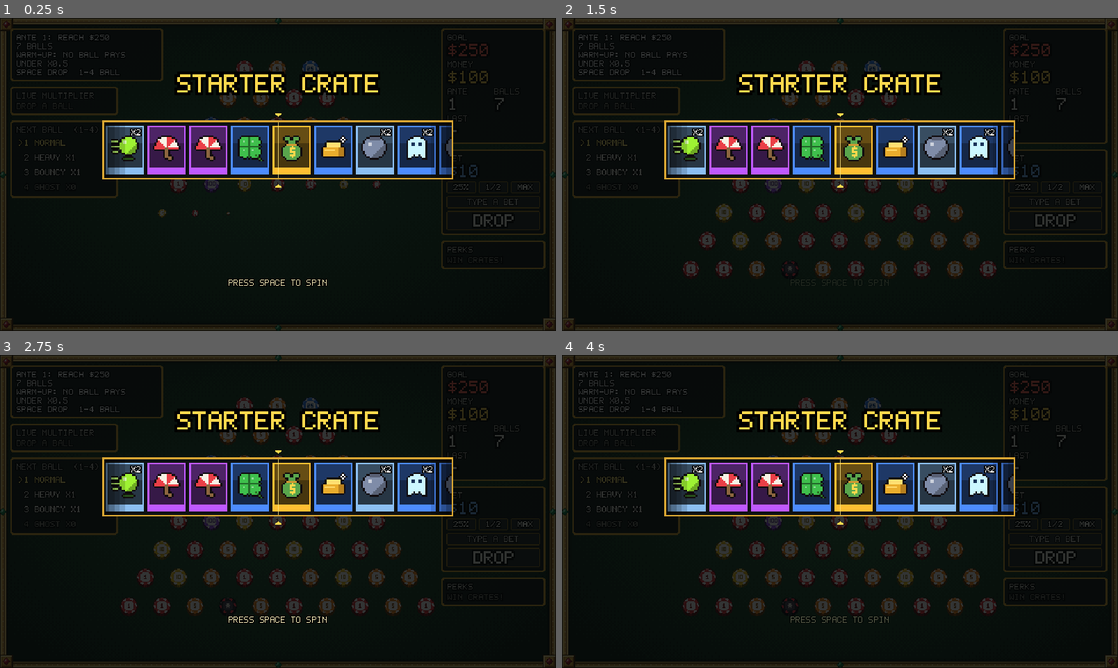
Above: before the commit, frames 1-4 (two rows, left to right).
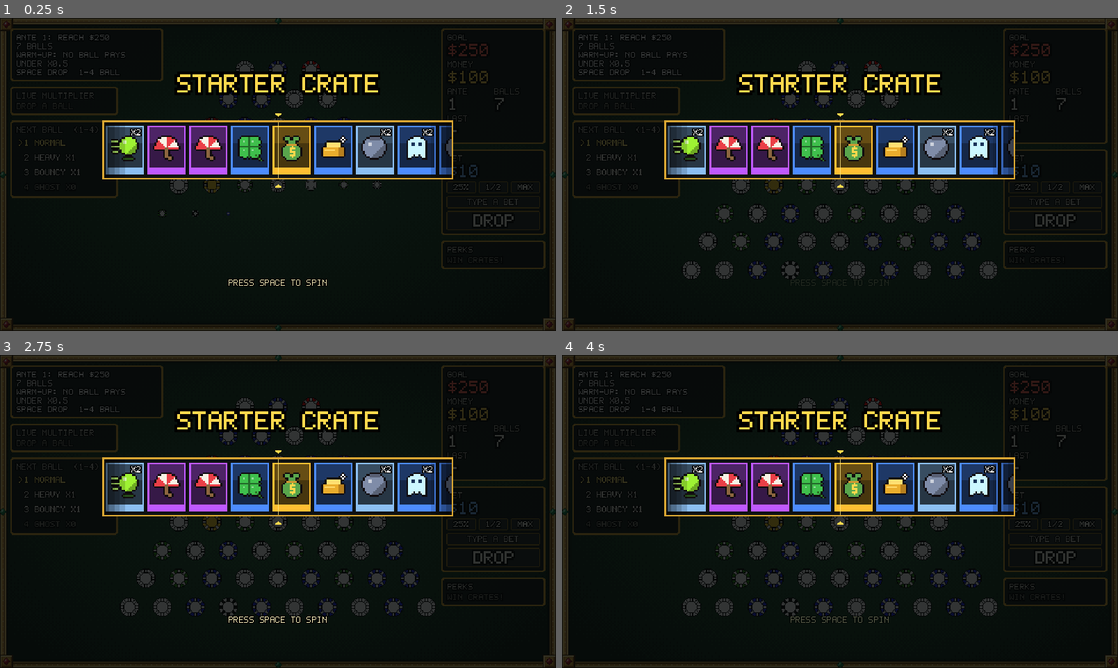
Above: after the commit, the same moments.

Repository: S0humm/bounce-house
Game: Godot game, scene res://scenes/board.tscn
Same seed, same stepped clock (60 frames per second), same inputs: the game is played once before the commit and once after it.
Inputs (mouse positions are in pixels of both pictures, inside the frame that each line leads up to):
- Up to frame 1 (0.25 s): no input
- Up to frame 2 (1.5 s): click (628, 143) at 0.52 s; click (628, 155) at 1.27 s
- Up to frame 3 (2.75 s): click (66, 508) at 2.02 s
- Up to frame 4 (4 s): click (628, 524) at 2.77 s; click (1023, 524) at 3.52 s

The runs differ from the first frame. In frame 1, 0.9% of the frame differs, in the area x 28-69%, y 13-64%; in frame 2, 3.5%, in the area x 21-79%, y 13-84%; in frame 3, 3.5%; in frame 4, 3.5%.

Commit message:
back to hand drawn chips, simpler landing

Diff:
--- a/scripts/board.gd
+++ b/scripts/board.gd
@@ -506,7 +506,7 @@
 	var good := pegs.filter(func(p): return p.get_meta("chip") in ["c1", "c5", "c10"])
 	good.shuffle()
 	for i in mini(n, good.size()):
-		set_chip(good[i], "c100")
+		set_chip(good[i], "c50")
 
 func set_chip(peg: Node2D, chip: String) -> void:
 	peg.get_node("Sprite2D").texture = Chips.texture(chip)
--- a/scripts/chips.gd
+++ b/scripts/chips.gd
@@ -1,30 +1,26 @@
 extends RefCounted
-## Every chip type in one place: what it does, how often it shows up, and its art.
-## Chip art is drawn in code (22x22 pixel art), so there are no image files to import.
+## Every chip type in one place: what it does, how often it shows up, and its (hand-drawn) art.
 
 # kind: "add" adds to the multiplier, "black" (skull) takes half of it away
 const TYPES := {
-	"c1":    {"kind": "add", "add": 0.01, "weight": 50.0, "label": "1",   "color": Color(0.92, 0.2, 0.22)},
-	"c5":    {"kind": "add", "add": 0.05, "weight": 27.0, "label": "5",   "color": Color(1.0, 0.55, 0.12)},
-	"c10":   {"kind": "add", "add": 0.10, "weight": 13.0, "label": "10",  "color": Color(1.0, 0.8, 0.12)},
-	"c25":   {"kind": "add", "add": 0.25, "weight": 6.5,  "label": "25",  "color": Color(0.18, 0.5, 1.0)},
-	"c50":   {"kind": "add", "add": 0.50, "weight": 2.5,  "label": "50",  "color": Color(0.2, 0.82, 0.35)},
-	"c100":  {"kind": "add", "add": 1.00, "weight": 1.0,  "label": "100", "color": Color(0.6, 0.3, 0.95)},
-	"black": {"kind": "black", "label": "K", "color": Color(0.13, 0.12, 0.16)},
+	"c1":    {"kind": "add", "add": 0.01, "weight": 50.0, "color": Color(0.95, 0.95, 0.9)},
+	"c5":    {"kind": "add", "add": 0.05, "weight": 27.0, "color": Color(0.4, 0.7, 1.0)},
+	"c10":   {"kind": "add", "add": 0.10, "weight": 13.0, "color": Color(0.4, 1.0, 0.5)},
+	"c25":   {"kind": "add", "add": 0.25, "weight": 7.0,  "color": Color(1.0, 0.35, 0.3)},
+	"c50":   {"kind": "add", "add": 0.50, "weight": 3.0,  "color": Color(1.0, 0.82, 0.25)},
+	"black": {"kind": "black", "color": Color(0.6, 0.15, 0.2)},
 }
-const POSITIVE := ["c1", "c5", "c10", "c25", "c50", "c100"]
+const POSITIVE := ["c1", "c5", "c10", "c25", "c50"]
 
-# 3x5 glyphs ("1" is 1px wide so "100" fits inside the chip), K is a 5x5 skull
-const GLYPHS := {
-	"0": ["###", "#.#", "#.#", "#.#", "###"],
-	"1": ["#", "#", "#", "#", "#"],
-	"I": [".#.", "##.", ".#.", ".#.", "###"],   # wide 1, used when "1" is alone
-	"2": ["###", "..#", "###", "#..", "###"],
-	"5": ["###", "#..", "###", "..#", "###"],
-	"K": [".###.", "#.#.#", "#####", ".###.", ".#.#."],
+# The original 1.0 chip art
+const TEXTURES := {
+	"c1": preload("res://art/peg_white.png"),
+	"c5": preload("res://art/peg_blue.png"),
+	"c10": preload("res://art/peg_green.png"),
+	"c25": preload("res://art/peg_red.png"),
+	"c50": preload("res://art/peg_gold.png"),
+	"black": preload("res://art/peg_black.png"),
 }
-
-static var _cache := {}
 
 static func info(chip: String) -> Dictionary:
 	return TYPES.get(chip, TYPES["c1"])
@@ -35,7 +31,7 @@
 static func is_bad(chip: String) -> bool:
 	return info(chip)["kind"] != "add"
 
-# Random positive chip, weighted so small values are common and big ones rare
+# Random good chip, weighted so small values are common and big ones rare
 static func pick_positive() -> String:
 	var total := 0.0
 	for k in POSITIVE:
@@ -47,84 +43,5 @@
 			return k
 	return "c1"
 
-static func texture(chip: String) -> ImageTexture:
-	if not _cache.has(chip):
-		_cache[chip] = ImageTexture.create_from_image(_draw(chip))
-	return _cache[chip]
-
-# Chip seen from above with a little edge showing below it, like a short stack:
-# dark outline, colored ring with 6 stripes, light center with the value.
-static func _draw(chip: String) -> Image:
-	var t := info(chip)
-	var base: Color = t["color"]
-	var stripe := Color(1, 1, 1)
-	var center := Color(1, 1, 1)
-	var ink := base.darkened(0.45)
-	var outline := base.darkened(0.65)
-	match t["kind"]:
-		"black":
-			stripe = Color(0.95, 0.22, 0.28)
-			center = Color(0.27, 0.25, 0.31)
-			ink = Color(0.96, 0.93, 0.86)
-			outline = Color(0.03, 0.02, 0.04)
-	var side := base.darkened(0.35) if t["kind"] == "add" else base.lightened(0.12)
-
-	var img := Image.create(22, 22, false, Image.FORMAT_RGBA8)
-	img.fill(Color(0, 0, 0, 0))
-	var cx := 10.5
-	var cy := 9.5
-	# Edge of the chip (2px thick) with stripes on it too
-	for dy in [2, 1]:
-		for y in 22:
-			for x in 22:
-				var r := Vector2(x + 0.5 - cx, y + 0.5 - cy - dy).length()
-				if r <= 10.0:
-					var a := rad_to_deg(atan2(y + 0.5 - cy - dy, x + 0.5 - cx))
-					var c := side
-					if r > 9.2:
-						c = outline
-					elif posmod(int(a + 15.0), 60) < 22:
-						c = stripe.darkened(0.25)
-					img.set_pixel(x, y, c)
-	# Top face
-	for y in 22:
-		for x in 22:
-			var dx := x + 0.5 - cx
-			var dy := y + 0.5 - cy
-			var r := Vector2(dx, dy).length()
-			if r > 10.0:
-				continue
-			var c := base
-			if r > 9.2:
-				c = outline
-			elif r > 6.6:
-				var a := rad_to_deg(atan2(dy, dx))
-				if posmod(int(a + 15.0), 60) < 22 and r > 7.1:
-					c = stripe
-				elif r > 8.4 and dx + dy < -6.0:
-					c = base.lightened(0.3)   # small shine on the top-left rim
-			elif r > 5.9:
-				c = base.darkened(0.15)       # thin ring around the center
-			else:
-				c = center
-			img.set_pixel(x, y, c)
-	_text(img, t["label"], ink)
-	return img
-
-static func _text(img: Image, label: String, ink: Color) -> void:
-	if label == "1":
-		label = "I"
-	var width := 0
-	for ch in label:
-		width += GLYPHS[ch][0].length() + 1
-	width -= 1
-	var x0 := 11 - int(ceil(width / 2.0))
-	var y0 := 7
-	for ch in label:
-		var g: Array = GLYPHS[ch]
-		for gy in 5:
-			var row: String = g[gy]
-			for gx in row.length():
-				if row[gx] == "#":
-					img.set_pixel(x0 + gx, y0 + gy, ink)
-		x0 += g[0].length() + 1
+static func texture(chip: String) -> Texture2D:
+	return TEXTURES.get(chip, TEXTURES["c1"])
--- a/scripts/fx.gd
+++ b/scripts/fx.gd
@@ -21,13 +21,9 @@
 	Color(0.55, 1.0, 1.0),
 ]
 
-# Win tiers by ball multiplier: loss, win, nice, big, mega, jackpot
 const BAYER := [0, 8, 2, 10, 12, 4, 14, 6, 3, 11, 1, 9, 15, 7, 13, 5]
 const BANNER_Y := 156   # vertical center of the win banner
 
-const WIN_COINS := [0, 10, 22, 40, 70, 110]
-const WIN_SHAKE := [0.0, 0.05, 0.15, 0.35, 0.6, 0.85]
-const WIN_PARTY := [0.0, 0.0, 0.8, 1.8, 3.0, 4.5]
 
 var sfx: Node
 var screen := Vector2(640, 360)
@@ -309,78 +305,20 @@
 func peg_pop(row: int) -> void:
 	sfx.play("pop", 0.75 + row * 0.08, -8.0)
 
-func landed(pos: Vector2, mult: float, payout: int, bet: int, quota: int) -> void:
-	var tier := 0
-	if mult >= 10.0:
-		tier = 5
-	elif mult >= 7.0:
-		tier = 4
-	elif mult >= 4.0:
-		tier = 3
-	elif mult >= 2.0:
-		tier = 2
-	elif mult >= 1.0:
-		tier = 1
-	# Big money is a big win even at a modest multiplier
-	if payout > bet and payout >= quota * 0.5:
-		tier = maxi(tier, 3)
+# Ball reached the bottom: just the result and one sound, nothing else
+func landed(pos: Vector2, mult: float, payout: int, bet: int, _quota: int) -> void:
 	var p := Vector2(clampf(pos.x, 50.0, screen.x - 50.0), 318.0)
 	var net := payout - bet
-
-	if mult < 0.0:
-		# Negative landing: you lose the bet AND then some
-		win_streak = 0
-		sfx.play("womp")
-		sfx.play("lose", 0.7)
-		popup(p, "-" + Fmt.money(-net), Color(1.0, 0.3, 0.3), 3, 24.0, 1.0)
-		popup(p + Vector2(0, -26), "NEGATIVE!", Color(1.0, 0.45, 0.4), 1)
-		flash(Color(0.8, 0.0, 0.0), 0.35, 0.4)
-		add_trauma(0.45)
-		hit_stop(0.08)
-		return
-	if tier == 0:
-		win_streak = 0
+	if net >= 0:
+		sfx.play("coin")
+		popup(p, "+" + Fmt.money(net), Color(0.55, 1.0, 0.55), 2, 24.0, 0.9)
+	else:
 		sfx.play("lose")
-		popup(p, "-" + Fmt.money(-net), Color(1.0, 0.5, 0.45), 1)
-		return
-
-	win_streak += 1
-	sfx.play("coin", sfx.ladder(win_streak - 1))
-	popup(p, "+" + Fmt.money(net), Color(0.55, 1.0, 0.55), 3 if tier >= 4 else 2, 28.0, 0.9)
-	if win_streak >= 2:
-		popup(p + Vector2(0, -24), "STREAK x%d" % win_streak, Color(1.0, 0.6, 0.2), 1)
-	coins(p, WIN_COINS[tier], tier >= 3)
-	add_trauma(WIN_SHAKE[tier])
-	party = maxf(party, WIN_PARTY[tier])
-
-	match tier:
-		2:
-			sfx.play("win_small")
-			popup(p + Vector2(0, -42), "NICE WIN!", Color(1.0, 0.85, 0.3), 2, 20.0, 1.0)
-		3:
-			sfx.play("win_big")
-			show_banner("BIG WIN!", Color(1.0, 0.85, 0.3), 0.9, 4)
-			flash(Color(1.0, 0.85, 0.3), 0.3, 0.35)
-			hit_stop(0.05)
-		4:
-			sfx.play("mega")
-			show_banner("MEGA WIN!!", Color(1.0, 0.5, 0.35), 1.3, 4)
-			flash(Color(1.0, 0.7, 0.3), 0.4, 0.5)
-			hit_stop(0.09)
-			confetti(40)
-		5:
-			sfx.play("mega")
-			show_banner("JACKPOT!!!", Color.WHITE, 2.0, 5, true)
-			flash(Color(1.0, 1.0, 1.0), 0.55, 0.6)
-			hit_stop(0.12)
-			confetti(80)
+		popup(p, "-" + Fmt.money(-net), Color(1.0, 0.45, 0.4), 2, 24.0, 0.9)
 
 func goal_reached() -> void:
 	sfx.play("goal")
 	popup(Vector2(screen.x / 2.0, 100.0), "GOAL!", Color(1.0, 0.85, 0.3), 3, 16.0, 1.1)
-	flash(Color(1.0, 0.85, 0.3), 0.2, 0.3)
-	party = maxf(party, 1.0)
-	confetti(25)
 
 func ante_cleared(ante: int) -> void:
 	sfx.play("ante")
--- a/scripts/upgrades.gd
+++ b/scripts/upgrades.gd
@@ -33,7 +33,7 @@
 	"roller":  {"kind": "perk", "max": 3, "rarity": "epic", "icon": "roller", "name": "HIGH ROLLER",
 		"desc": "WINS OVER X1\nPAY 25% MORE."},
 	"midas":   {"kind": "perk", "max": 2, "rarity": "legendary", "icon": "midas", "name": "MIDAS TOUCH",
-		"desc": "+3 PURPLE 100\nCHIPS PER BOARD."},
+		"desc": "+3 GOLD CHIPS\nPER BOARD."},
 	"jackpot": {"kind": "perk", "max": 1, "rarity": "legendary", "icon": "jackpot", "name": "JACKPOT",
 		"desc": "EVERY WIN\nPAYS DOUBLE."},
 }
Binary file changed: art/peg_black.png
Binary file changed: art/peg_blue.png
Binary file changed: art/peg_gold.png
Binary file changed: art/peg_green.png
Binary file changed: art/peg_red.png
Binary file changed: art/peg_white.png
